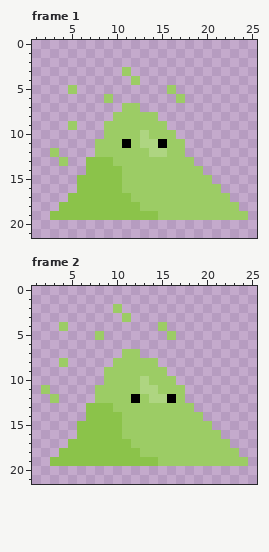
File history of a pixel-art file, TinyRPG/Assets/Art/Enemy/Slime/Hurt/Slime_Hurt_Left.aseprite. The first picture shows the starting point.
32x32 pixels, 8 frames. Shown: frame 1: x 1..25, y 0..21; frame 2: x 1..25, y 0..21.
The result:
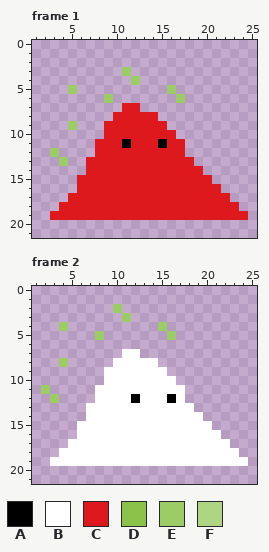
Palette (. is transparent): A #000000  B #ffffff  C #dd191d  D #8bc34a  E #9ccc65  F #aed581
Difference:
Changed rows in their new state; - is an unchanged pixel.
Frame 1, layer "Body":
first column x 3:
 7 --------CC------------
 8 -------CCCCC----------
 9 ------CCCCCCC---------
10 ------CCCCCCCC--------
11 -----CCC-CCC-CC-------
12 -----CCCCCCCCCC-------
13 ----CCCCCCCCCCCC------
14 ----CCCCCCCCCCCCC-----
15 ---CCCCCCCCCCCCCCC----
16 ---CCCCCCCCCCCCCCCC---
17 --CCCCCCCCCCCCCCCCCC--
18 -CCCCCCCCCCCCCCCCCCCC-
19 CCCCCCCCCCCCCCCCCCCCCC
Frame 2, layer "Body":
first column x 3:
 7 --------BB------------
 8 -------BBBBB----------
 9 ------BBBBBBB---------
10 ------BBBBBBBB--------
11 -----BBBBBBBBBB-------
12 -----BBBB-BBB-B-------
13 ----BBBBBBBBBBBB------
14 ----BBBBBBBBBBBBB-----
15 ---BBBBBBBBBBBBBBB----
16 ---BBBBBBBBBBBBBBBB---
17 --BBBBBBBBBBBBBBBBBB--
18 -BBBBBBBBBBBBBBBBBBBB-
19 BBBBBBBBBBBBBBBBBBBBBB
Pixel boxes of the changes (left, top, right, bottom) in both pictures:
changed: (50, 103, 248, 220)
changed: (50, 349, 248, 466)
